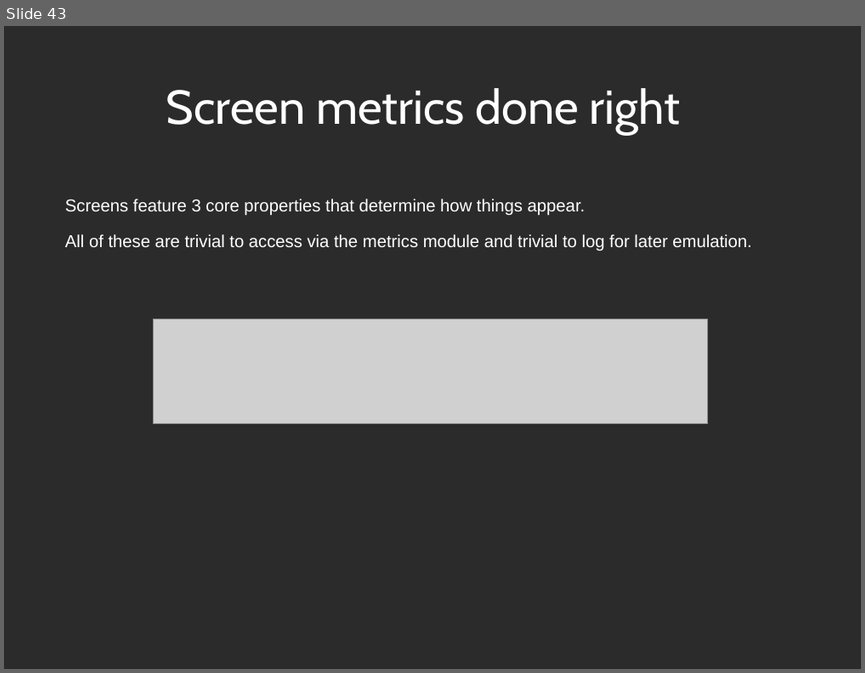
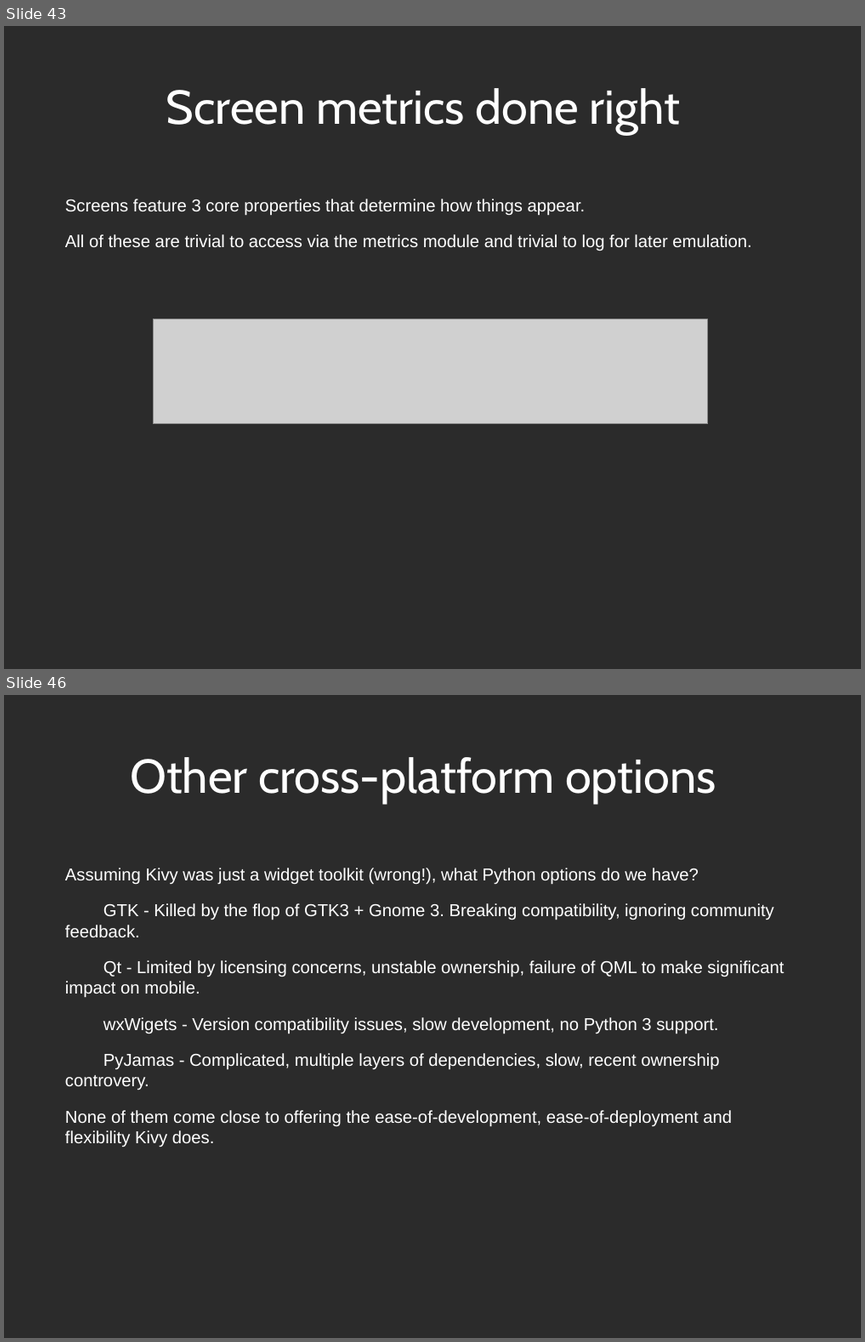
Before and after one commit to Zen-CODE/kivybits, a slide deck: PyCon/ZA 2013/PyCon.odp. Shown one above the other, each under a label of ours: slide 43 before the commit, slides 43 and 46 after it; the slides between them are not shown. The pictures are 865x673 and 865x1342 pixels, drawn with LibreOffice and Linux fonts; fonts in the diff are those of the drawing; grey boxes stand for pictures; background and template pictures are left out; a plain dark background stands for a picture behind light text. Boxes give left, top, right and bottom in pixels: in the first picture for what was removed or moved away, otherwise in the second. Text is boxed around its words. In the diff, an @@ line names an element or a change of style, - is before the commit and + after.

```diff
--- a/PyCon/ZA 2013/PyCon.odp
+++ b/PyCon/ZA 2013/PyCon.odp
@@ slide 46 added at bbox=[4, 695, 861, 1338], background picture (left out) @@
@@ title added at bbox=[130, 757, 715, 804], 44 pt, text #FFFFFF @@
+Other cross-platform options
@@ text added at bbox=[65, 868, 783, 1143], 16 pt, text #FFFFFF @@
+Assuming Kivy was just a widget toolkit (wrong!), what Python options do we have?
+GTK - Killed by the flop of GTK3 + Gnome 3. Breaking compatibility, ignoring community feedback.
+Qt - Limited by licensing concerns, unstable ownership, failure of QML to make significant impact on mobile.
+wxWigets - Version compatibility issues, slow development, no Python 3 support.
+PyJamas - Complicated, multiple layers of dependencies, slow, recent ownership controvery.
+None of them come close to offering the ease-of-development, ease-of-deployment and flexibility Kivy does.
```
Also in this commit, not shown: 6 slides changed, 8 other slides added, 1 other file.
